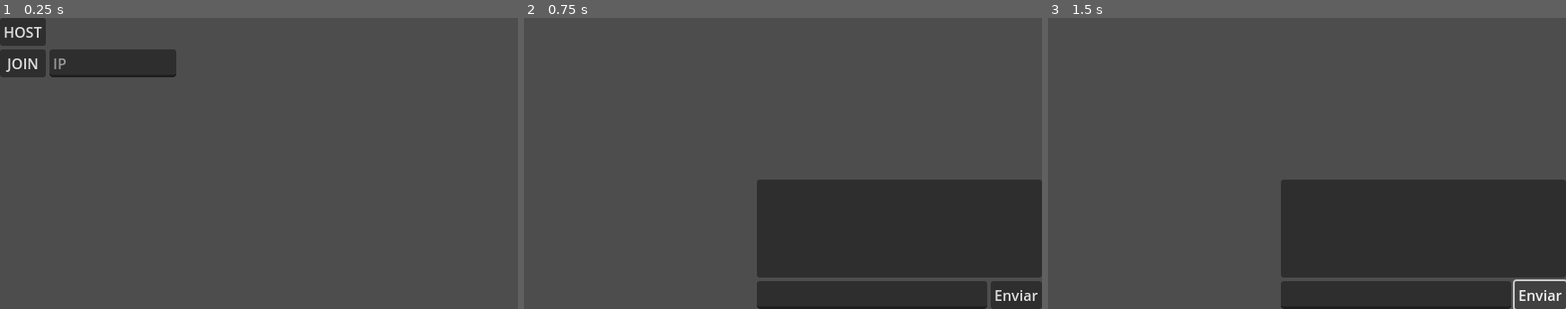
Above: before the commit, frames 1-3 (left to right).
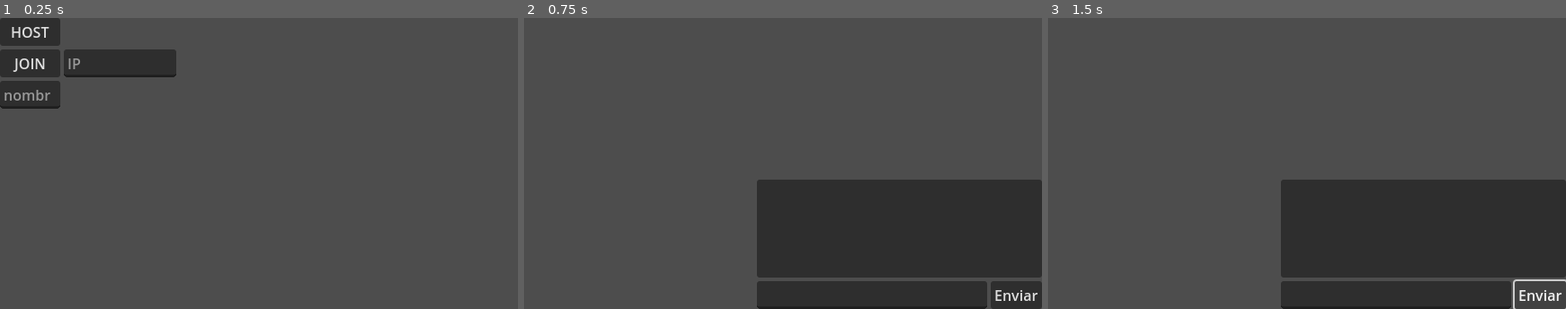
Above: after the commit, the same moments.

Repository: lewanm/tp-motores-unahur
Game: Godot game, scene res://Scenes/prueba.tscn
Two runs of this game, one before a commit and one after it. Both use one fixed random seed, a clock stepped at 60 frames per second and the inputs below.
Inputs:
- Up to frame 1 (0.25 s): no input
- Up to frame 2 (0.75 s): click "HOST" at 0.5 s
- Up to frame 3 (1.5 s): click "Enviar" at 1.25 s

The runs differ from the first frame. In frame 1, 1.9% of the frame differs, in the area x 0-16%, y 0-32%; in frame 2, nothing differs; in frame 3, nothing differs.

Commit message:
refactor previo

Diff:
--- a/Scenes/prueba.tscn
+++ b/Scenes/prueba.tscn
@@ -3,7 +3,7 @@
 [ext_resource type="Script" path="res://Scripts/conexiones.gd" id="1_3423y"]
 [ext_resource type="Script" path="res://Scripts/chat_ui.gd" id="2_ngcvv"]
 
-[node name="Prueba" type="Node"]
+[node name="Conexiones" type="Node"]
 script = ExtResource("1_3423y")
 
 [node name="GridContainer" type="GridContainer" parent="."]
@@ -26,6 +26,10 @@
 layout_mode = 2
 size_flags_horizontal = 3
 placeholder_text = "IP"
+
+[node name="NameInput" type="LineEdit" parent="GridContainer"]
+layout_mode = 2
+placeholder_text = "nombre"
 
 [node name="ChatUI" type="Control" parent="."]
 layout_mode = 3
--- a/Scripts/conexiones.gd
+++ b/Scripts/conexiones.gd
@@ -3,17 +3,19 @@
 @onready var ip = $GridContainer/IP
 @onready var chat_ui = $ChatUI
 @onready var grid_container = $GridContainer
+@onready var name_input = $GridContainer/NameInput
 
 const DEFAULT_IP = "192.168.100.100"
 const PORT = 4200
 
 var peer: ENetMultiplayerPeer
-var user_names = {} #diccionario para guardar los nombres de cada peer
+var user_names = {} # Diccionario para guardar los nombres de cada peer
+var player_has_connected = false # Variable para rastrear el estado de conexión
 
-# Señales para comunicacion entre nodos
+# Señales para comunicación entre nodos
 signal server_started
 signal client_connected
-signal peer_connected(id, name)
+signal player_connected(id, name)
 
 func _ready():
 	peer = ENetMultiplayerPeer.new()
@@ -22,43 +24,83 @@
 
 # Crear el servidor
 func create_server(port):
-	peer.create_server(port)
-	multiplayer.multiplayer_peer = peer
-	emit_signal("server_started") #para notificar que el sv esta listo
-	#multiplayer.peer_connected.connect(_on_peer_connected)
-	#self._on_peer_connected()
+	var result = peer.create_server(port)
+	if result == OK:
+		print("Servidor iniciado en el puerto: ", port)
+		multiplayer.multiplayer_peer = peer
+		emit_signal("server_started")
+	else:
+		print("Error al iniciar el servidor: ", result)
 
 # Conectar a un servidor
-func connect_to_server(ip: String, port: int):
-	peer.create_client(ip, port)
+func connect_to_server(server_ip: String, port: int):
+	var result = peer.create_client(server_ip, port)
+	if result != OK:
+		print("Error al conectarse al servidor:", result)
+		return
+
 	multiplayer.multiplayer_peer = peer
-	emit_signal("client_connected") #Para notificar cuando se conectaron como cliuente
+	emit_signal("client_connected")
+	print("Conectado al servidor: ", server_ip, ". en el puerto: ", port)
 
+# Desconectar servidor/cliente
+func server_disconnect():
+	if multiplayer.multiplayer_peer:
+		multiplayer.multiplayer_peer.close_connection()
+		multiplayer.multiplayer_peer = null
+		print("Desconectado correctamente.")
+		toggle_ui_on_connection(false)
 
-#Manejando las conexiones
-func _on_peer_connected(id: int = 1):
-	print("se conecto el player {id}".format({"id":id}))
-	emit_signal("peer_connected", id)
+# Manejar conexiones
+func _on_peer_connected(id: int):
+	var player_name = name_input.text.strip_edges()
+	if player_name == "":
+		player_name = "Jugador_{id}".format({"id":id})
 
+	user_names[id] = player_name
 
-func _on_peer_disconnected(id: int = 1):
-	print("se conecto el player {id}".format({"id":id}))
+	emit_signal("player_connected", id, user_names[id])
+	print("Se conectó el jugador {name} ({id})".format({"name":user_names[id], "id":id}))
+	rpc("broadcast_player_name", id, user_names[id])
 
+func _on_peer_disconnected(id: int):
+	print("El jugador {id} se desconectó.".format({"id":id}))
+	user_names.erase(id)
+	if id == multiplayer.get_unique_id():
+		print("Te has desconectado del servidor.")
 
-#Botones
+# Validar dirección IP
+func is_valid_ip(server_ip: String) -> bool:
+	return server_ip.is_valid_ip_address()
 
+@rpc("authority")
+func broadcast_player_name(id: int, player_name: String):
+	if multiplayer.is_server():
+		for peer_id in multiplayer.get_peers():
+			if peer_id != id:
+				rpc_id(peer_id, "update_player_name", id, player_name)
+	else:
+		print("El jugador con id {id} se llama {player_name}".format({"id":id, "player_name":player_name}))
+
+@rpc("any_peer")
+func update_player_name(id: int, player_name: String):
+	print("El jugador con ID ", id, " se llama ", player_name)
+
+# Botones
 func _on_host_pressed():
 	create_server(PORT)
-	toggle_ui_on_connection()
-
+	toggle_ui_on_connection(true)
 
 func _on_join_pressed():
 	var _ip = ip.text.strip_edges() if ip.text != "" else DEFAULT_IP
+	if !is_valid_ip(_ip):
+		print("Dirección IP inválida:", _ip)
+		return
 	connect_to_server(_ip, PORT)
-	toggle_ui_on_connection()
+	toggle_ui_on_connection(true)
 
-
-#alternar la visibilidad ESTO ES TEMPORAL
-func toggle_ui_on_connection():
-	chat_ui.visible = true
-	grid_container.visible = false
+# Alternar la visibilidad (TEMPORAL)
+func toggle_ui_on_connection(state: bool):
+	player_has_connected = state
+	chat_ui.visible = state
+	grid_container.visible = not state
--- a/Scripts/networking/server.gd
+++ /dev/null
@@ -1,42 +0,0 @@
-extends Node
-
-signal player_has_connected(data)
-
-const PORT = 4200
-const MIIP = "localhost"
-
-var peer: ENetMultiplayerPeer
-
-var player_data = {}
-
-func create_server():
-	peer = ENetMultiplayerPeer.new()
-	peer.create_server(PORT)
-	multiplayer.multiplayer_peer = peer
-
-func connect_to_server():
-	peer = ENetMultiplayerPeer.new()
-	peer.create_client(MIIP,PORT)
-	multiplayer.multiplayer_peer = peer
-
-#señal que recibe el servidor cuando alguien se conecta (esto incluye al mismo que hostea el sv)
-func _on_peer_connected(id:int = 1):
-	#var player_scene = load("res://Scripts/character_body_2d.tscn")
-	#var player_instance = player_scene.instantiate()
-	#player_instance.name = str(id)
-	#add_child(player_instance,true)
-	#self.anounce_player_connection_in_chat(id)
-	print("se conecto el player {id}".format({"id":id}))
-
-
-func anounce_player_connection_in_chat(player):
-	emit_signal("player_has_connected", player)
-
-#Cambiar estas 2 funciones de Global a recibir una señal despues.
-func _on_host_pressed():
-	self.create_server()
-	#multiplayer.peer_connected.connect(_on_peer_connected)
-	#self._on_peer_connected()
-
-func _on_join_pressed():
-	self.connect_to_server()
--- a/project.godot
+++ b/project.godot
@@ -15,10 +15,6 @@
 config/features=PackedStringArray("4.3", "Forward Plus")
 config/icon="res://icon.svg"
 
-[autoload]
-
-NETWORK="*res://Scripts/networking/server.gd"
-
 [display]
 
 window/size/viewport_width=576
